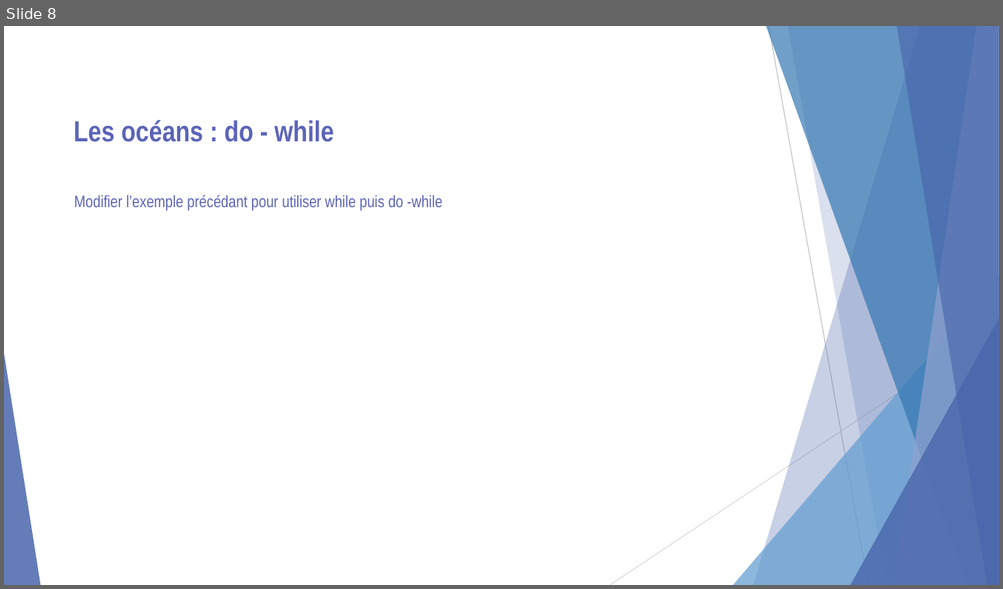
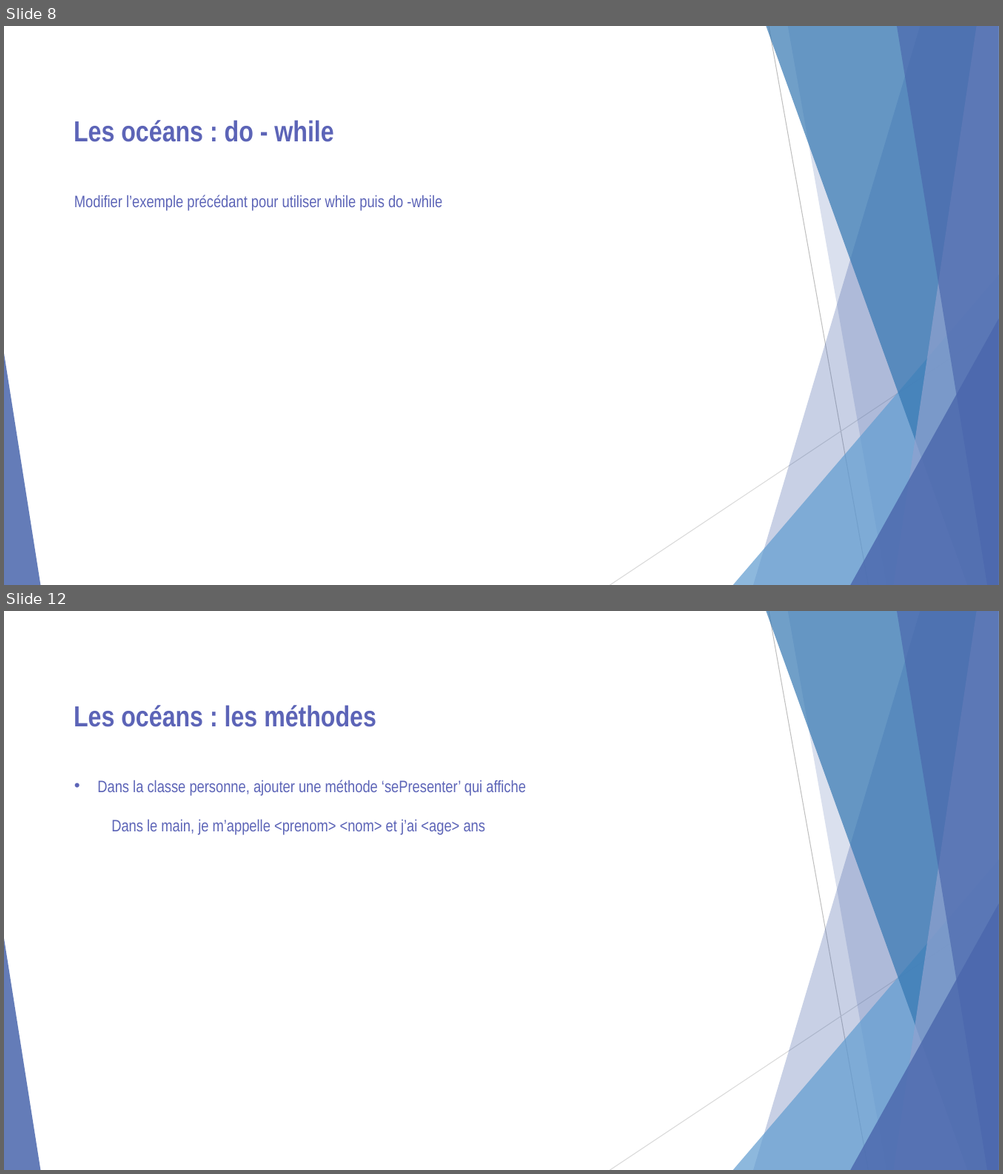
Before and after one commit to LucxxM/CoursAfpaFredBackUp, a slide deck: cours/Proget oceans_Exercices.pptx. Shown one above the other, each under a label of ours: slide 8 before the commit, slides 8 and 12 after it; the slides between them are not shown. The pictures are 1003x589 and 1003x1174 pixels, drawn with LibreOffice and Linux fonts; fonts in the diff are those of the drawing. Boxes give left, top, right and bottom in pixels: in the first picture for what was removed or moved away, otherwise in the second. Text is boxed around its words. In the diff, an @@ line names an element or a change of style, - is before the commit and + after.

```diff
--- a/cours/Proget oceans_Exercices.pptx
+++ b/cours/Proget oceans_Exercices.pptx
@@ slide 12 added at (x1=4, y1=611, x2=999, y2=1170), background #FFFFFF; not listed: 10 template elements that a slide beside it also shows @@
@@ text added at (x1=74, y1=705, x2=376, y2=727), 28 pt, text #5C64B7, bold @@
+Les océans : les méthodes
@@ text added at (x1=97, y1=780, x2=526, y2=835), 16 pt, text #5C64B7 @@
+• Dans la classe personne, ajouter une méthode ‘sePresenter’ qui affiche
+Dans le main, je m’appelle <prenom> <nom> et j’ai <age> ans
```
Also in this commit, not shown: 4 other slides added, 17 other files.
